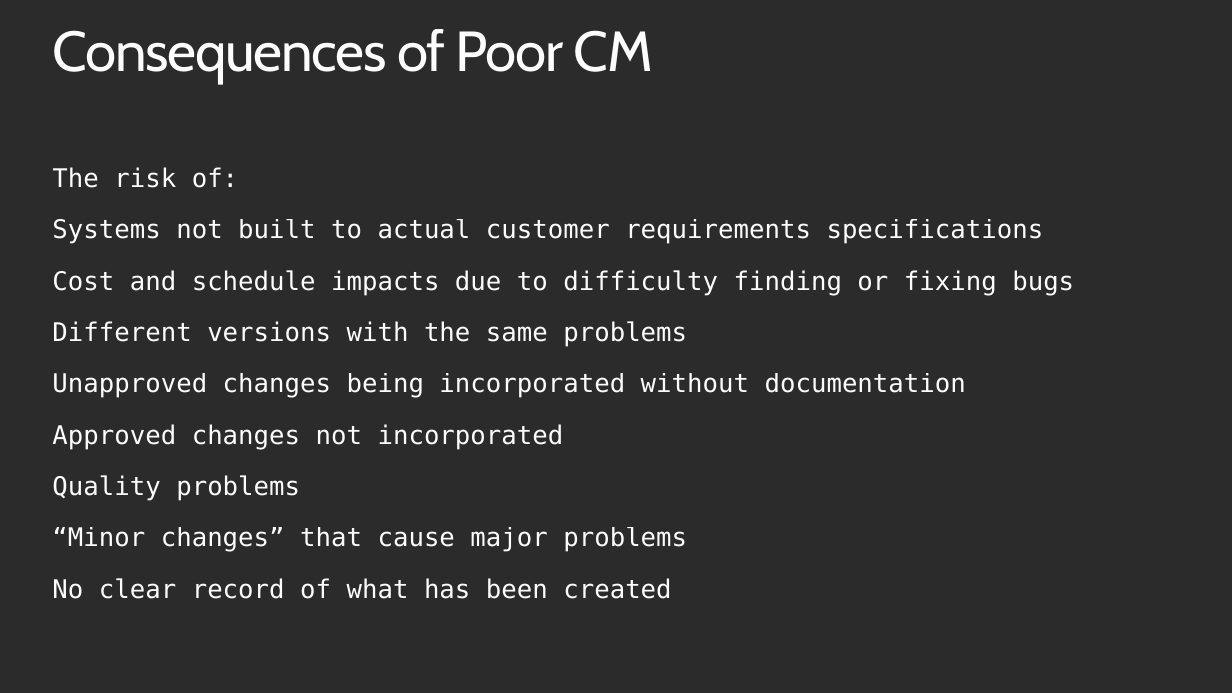
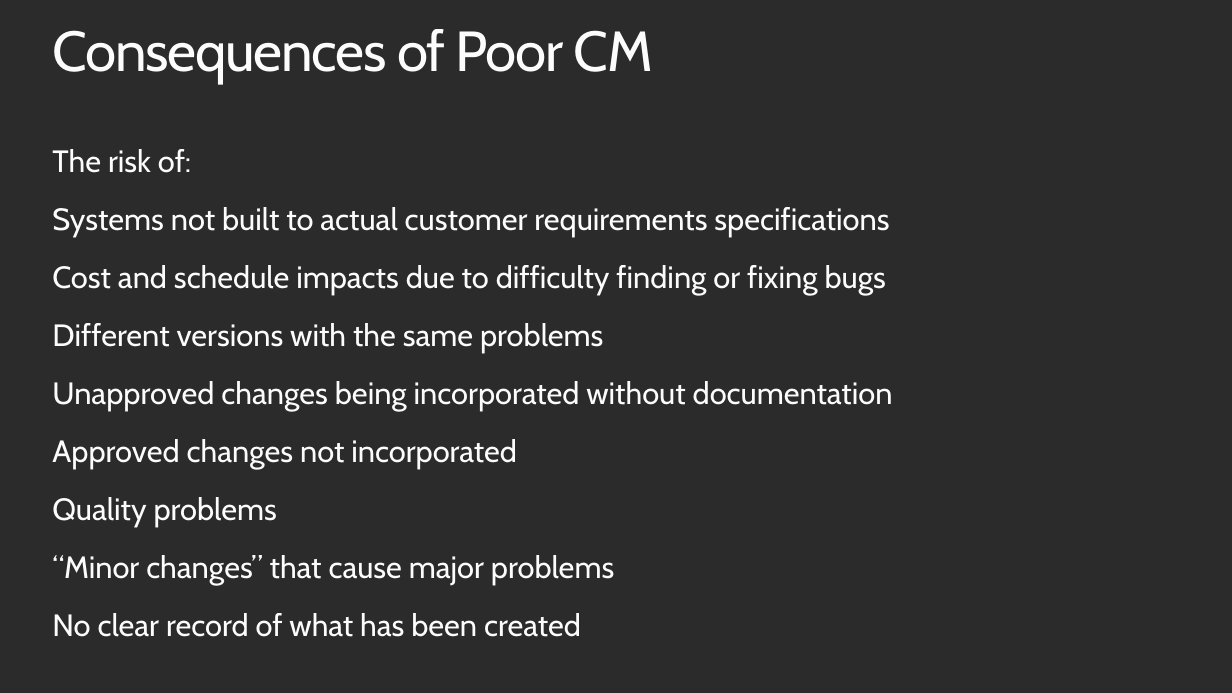
Before and after one commit to daotk/cdkpt, a slide deck: slide 9 of SPQM/Team Assignment/Final/CM_Final_0501.pptx. Drawn at 1232x693 pixels with LibreOffice and Linux fonts; fonts in the diff are those of the drawing; background and template pictures are left out; a plain dark background stands for a picture behind light text. Boxes give left, top, right and bottom in pixels: in the first picture for what was removed or moved away, otherwise in the second. Text is boxed around its words. In the diff, an @@ line names an element or a change of style, - is before the commit and + after.

```diff
--- a/SPQM/Team Assignment/Final/CM_Final_0501.pptx
+++ b/SPQM/Team Assignment/Final/CM_Final_0501.pptx
@@ text "The risk of:": place and size @@
-text "The risk of:" at bbox=[52, 167, 1074, 599]
+text "The risk of:" at bbox=[52, 149, 893, 637]
@@ text "The risk of:" at bbox=[52, 149, 893, 637]: size 20 to 24.1 pt, font DejaVu Sans Mono to Cabin; line spacing 1.5 to 1.4 @@
```
Also in this commit, not shown: 3 other slides changed, 1 slide removed.
